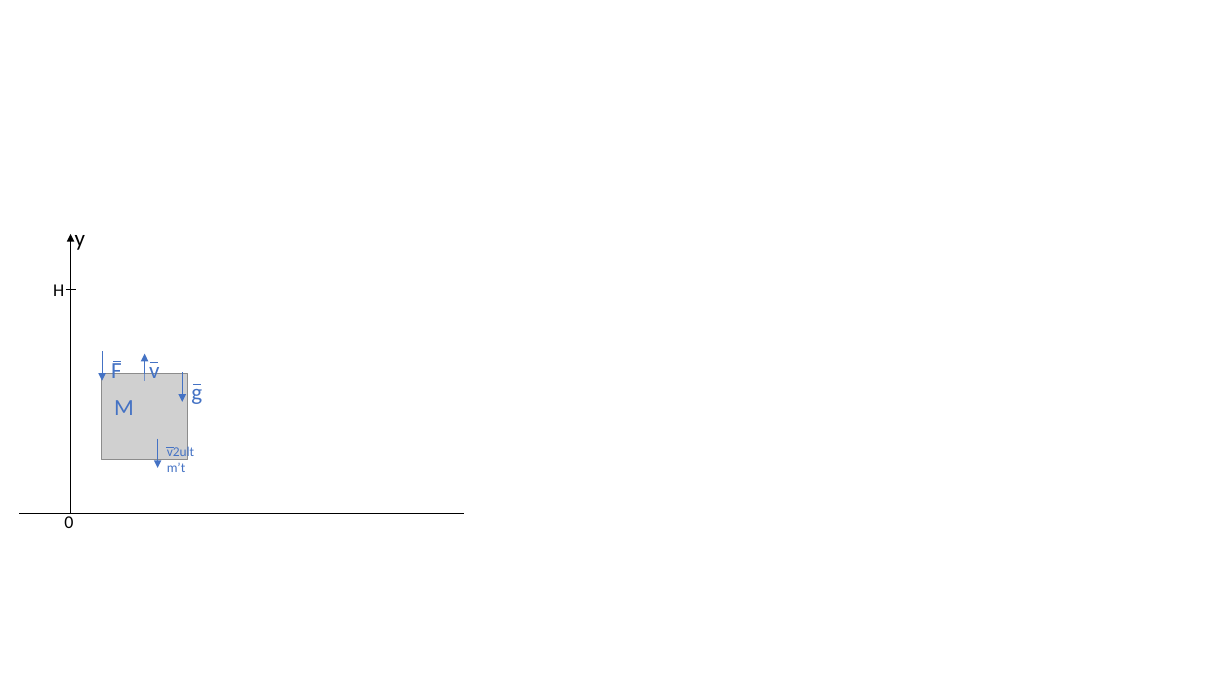
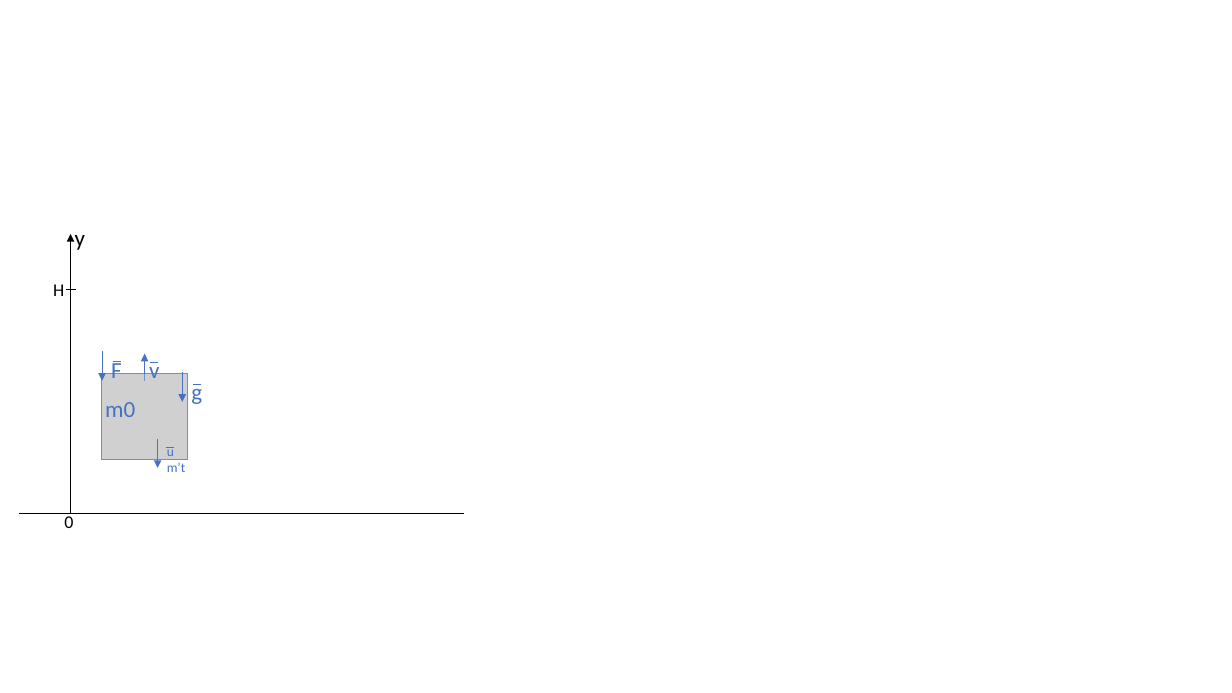
Before and after one commit to MietLabsStorage/MathMod, a slide deck: slide 1 of Лаб2/Модель.pptx. Drawn at 1232x693 pixels with LibreOffice and Linux fonts; fonts in the diff are those of the drawing; grey boxes stand for pictures. Boxes give left, top, right and bottom in pixels: in the first picture for what was removed or moved away, otherwise in the second. Text is boxed around its words. In the diff, an @@ line names an element or a change of style, - is before the commit and + after.

```diff
--- a/Лаб2/Модель.pptx
+++ b/Лаб2/Модель.pptx
@@ text at [105,402,135,417]: text changed @@
-M
+m0
@@ text at [167,447,174,460]: text changed @@
-v2ult
+u
```
Also in this commit, not shown: 11 other files.
